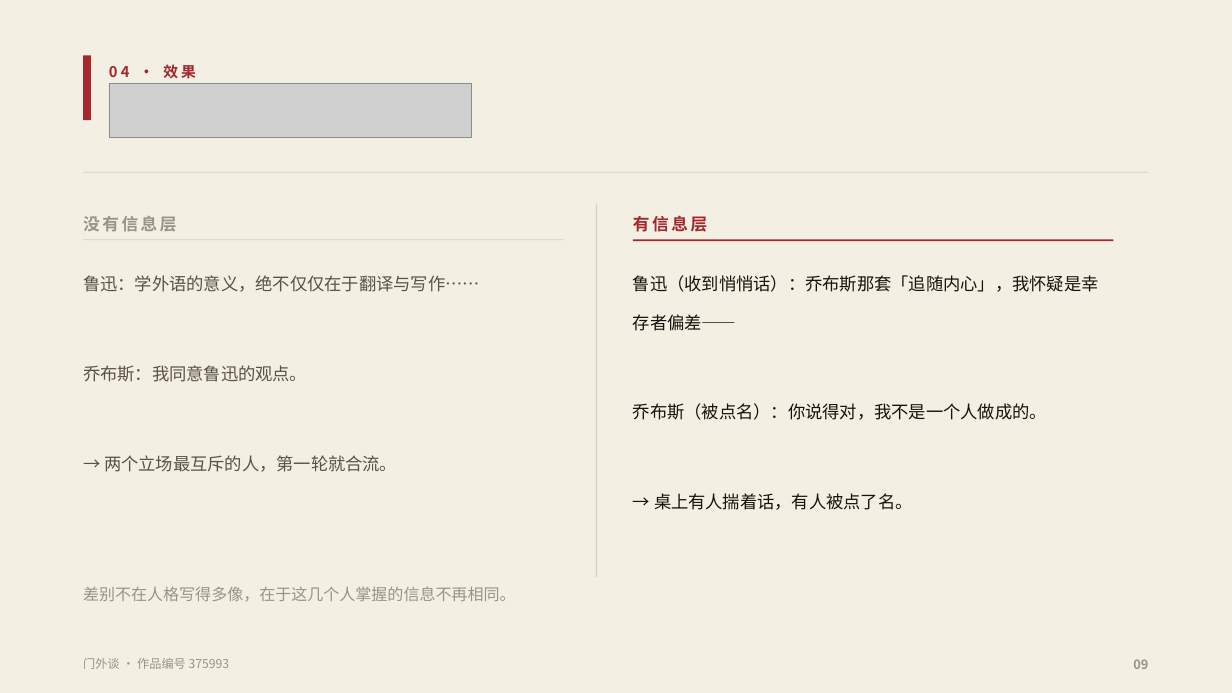
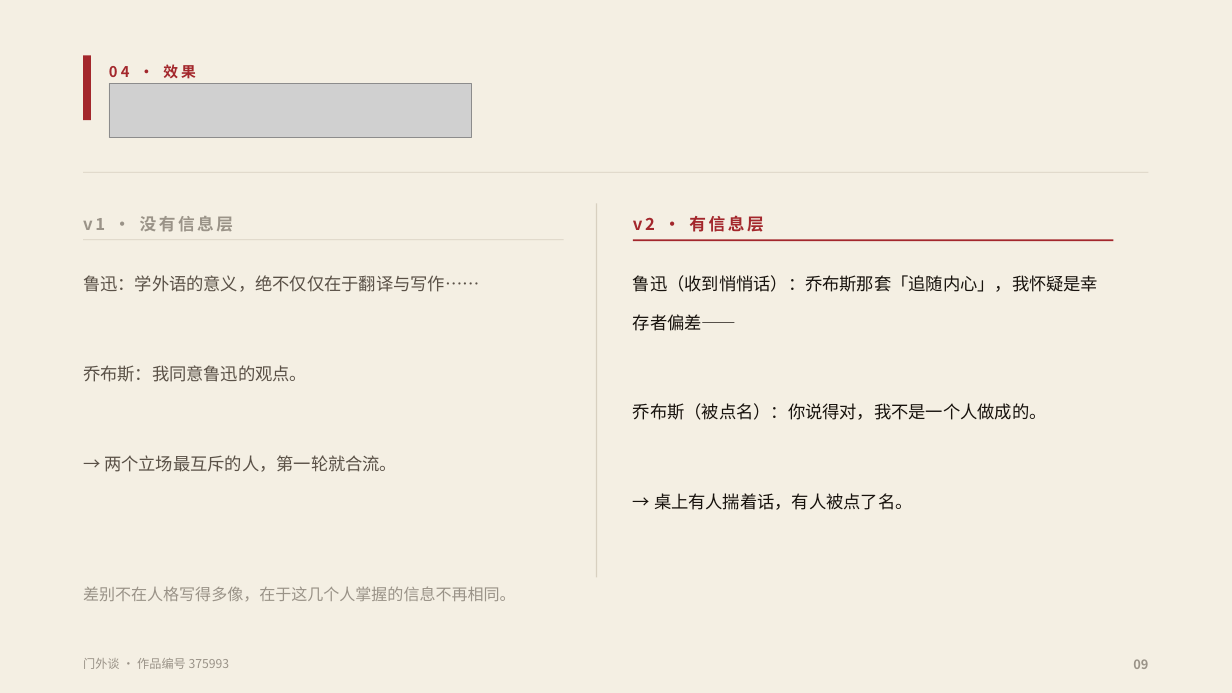
Before and after one commit to fsh114514/menwaitan, a slide deck: slide 9 of competition/答辩PPT.pptx. Drawn at 1232x693 pixels with LibreOffice and Linux fonts; fonts in the diff are those of the drawing; grey boxes stand for pictures. Boxes give left, top, right and bottom in pixels: in the first picture for what was removed or moved away, otherwise in the second. Text is boxed around its words. In the diff, an @@ line names an element or a change of style, - is before the commit and + after.

```diff
--- a/competition/答辩PPT.pptx
+++ b/competition/答辩PPT.pptx
@@ text at (83,216,234,232): text changed @@
-没有信息层
+v1 · 没有信息层
@@ text at (633,215,763,232): text changed @@
-有信息层
+v2 · 有信息层
```
Also in this commit, not shown: 1 other slide changed, 8 other files.
